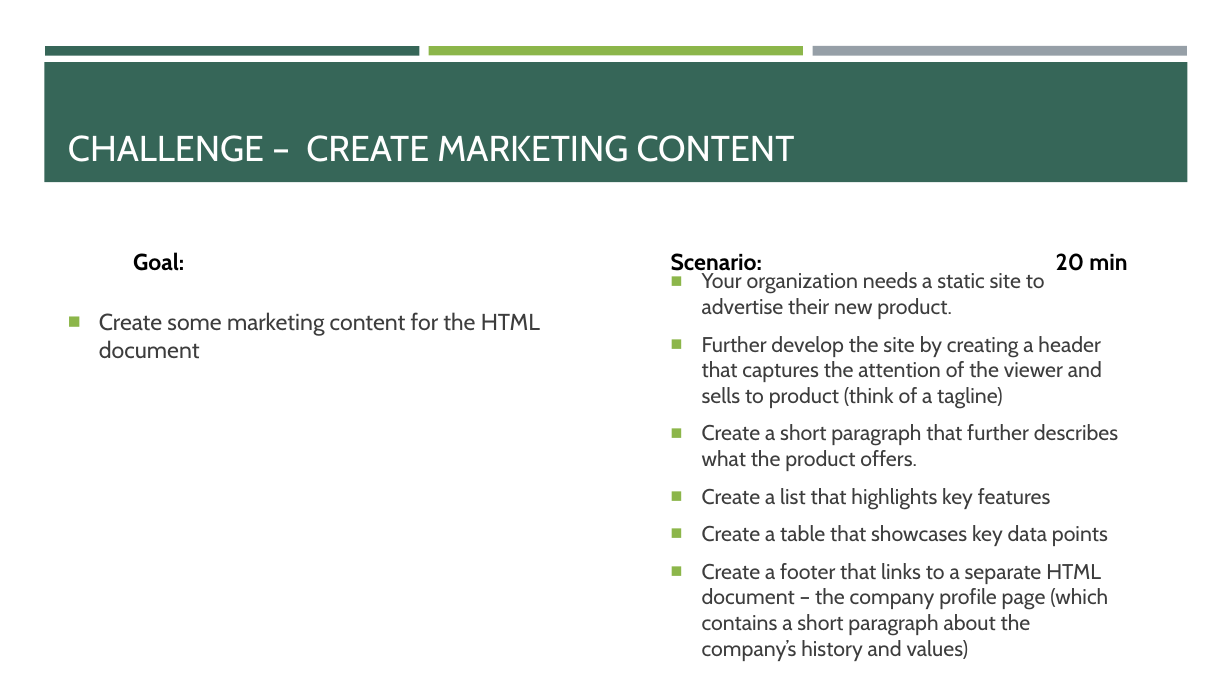
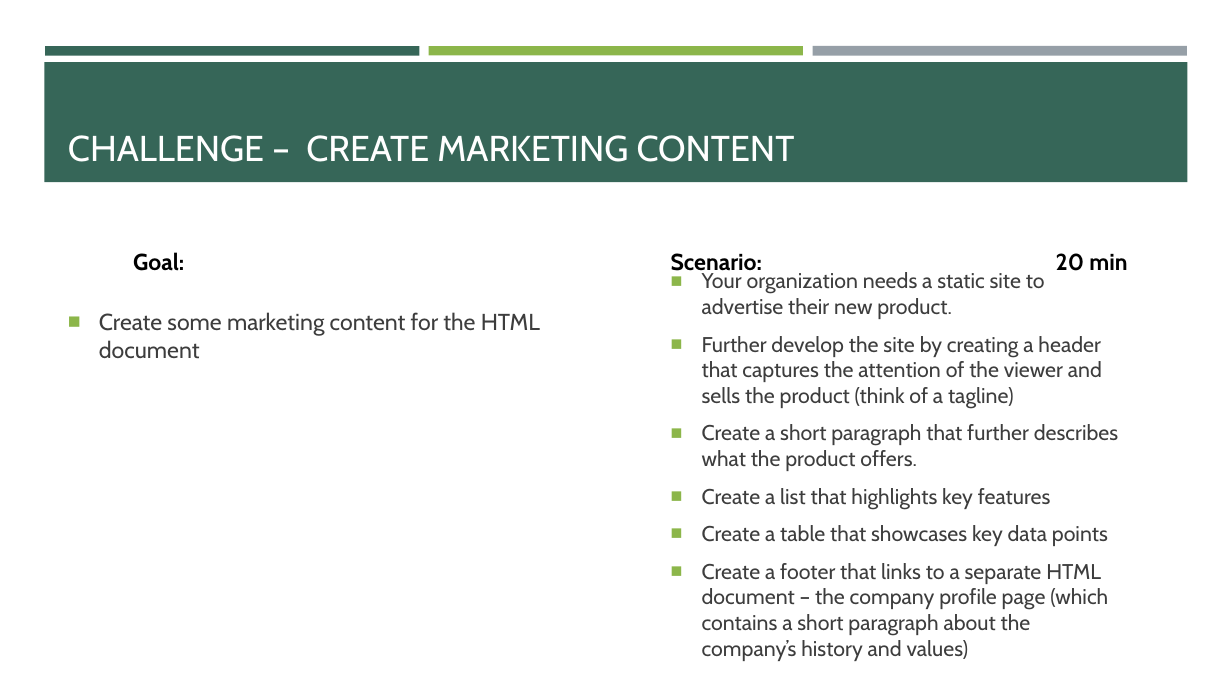
Before and after one commit to e-m-wilson/dotnet, a slide deck: slide 16 of Resources-Notes-Ppts/HTML-CSS-JS/HTML-CSS.pptx. Drawn at 1232x693 pixels with LibreOffice and Linux fonts; fonts in the diff are those of the drawing. Boxes give left, top, right and bottom in pixels: in the first picture for what was removed or moved away, otherwise in the second. Text is boxed around its words. In the diff, an @@ line names an element or a change of style, - is before the commit and + after.

```diff
--- a/Resources-Notes-Ppts/HTML-CSS-JS/HTML-CSS.pptx
+++ b/Resources-Notes-Ppts/HTML-CSS-JS/HTML-CSS.pptx
@@ text at [702, 336, 1102, 409]: text changed @@
-■ Further develop the site by creating a header that captures the attention of the viewer and sells to product (think of a tagline)
+■ Further develop the site by creating a header that captures the attention of the viewer and sells the product (think of a tagline)
```
Also in this commit, not shown: 1 other slide changed, 1 other file.
